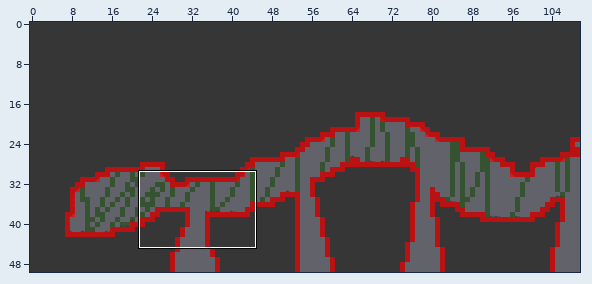
Tiled map -- MyGame/Game/maps/TiledMap_2.tmx. Above, an overview of the earlier version with the close-up marked.
Close-up. Before the edit:
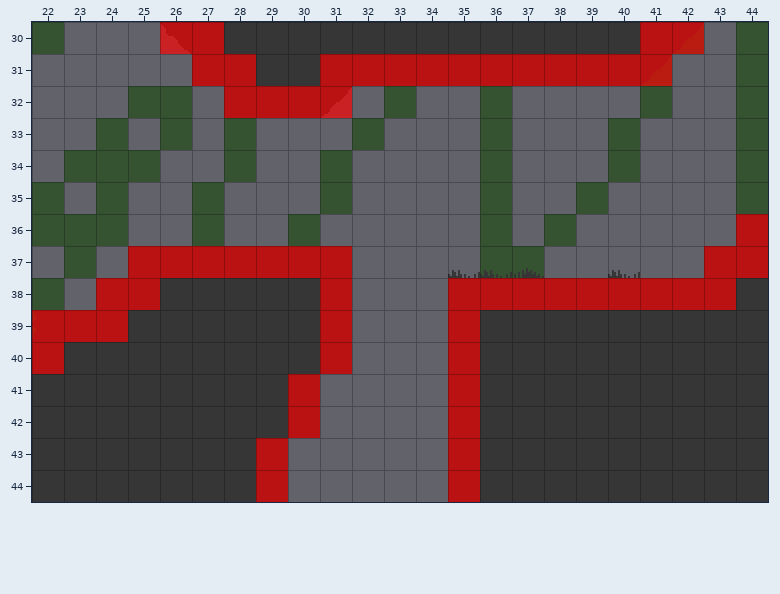
Cells are 16x16 px. Shown: x 22..44, y 30..44.
New version:
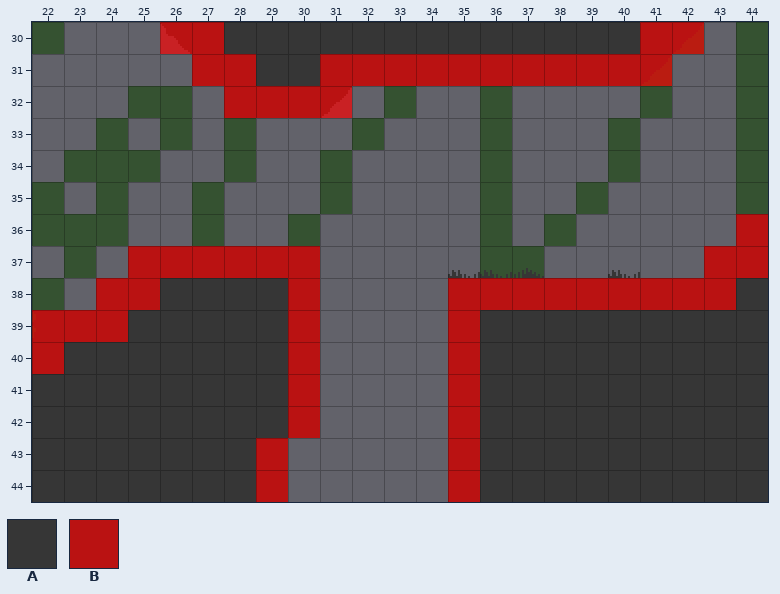
Key: from "1a Capa": A 0, B 5.
_ is an empty cell.
See-through tiles are keyed as they look on the map.
Author's note on the commit: All Player Collisions Done Remember to delete Check Side Collision
Change:
Layer "1st Layer":
y 37..40: x 31 A -> _
Layer "Collision":
y 37: x 31 B -> _
y 38..40: x 30..31 _B -> B_
Pixel boxes of the changes (left, top, right, bottom) in both close-ups:
changed: (288, 246, 352, 374)
